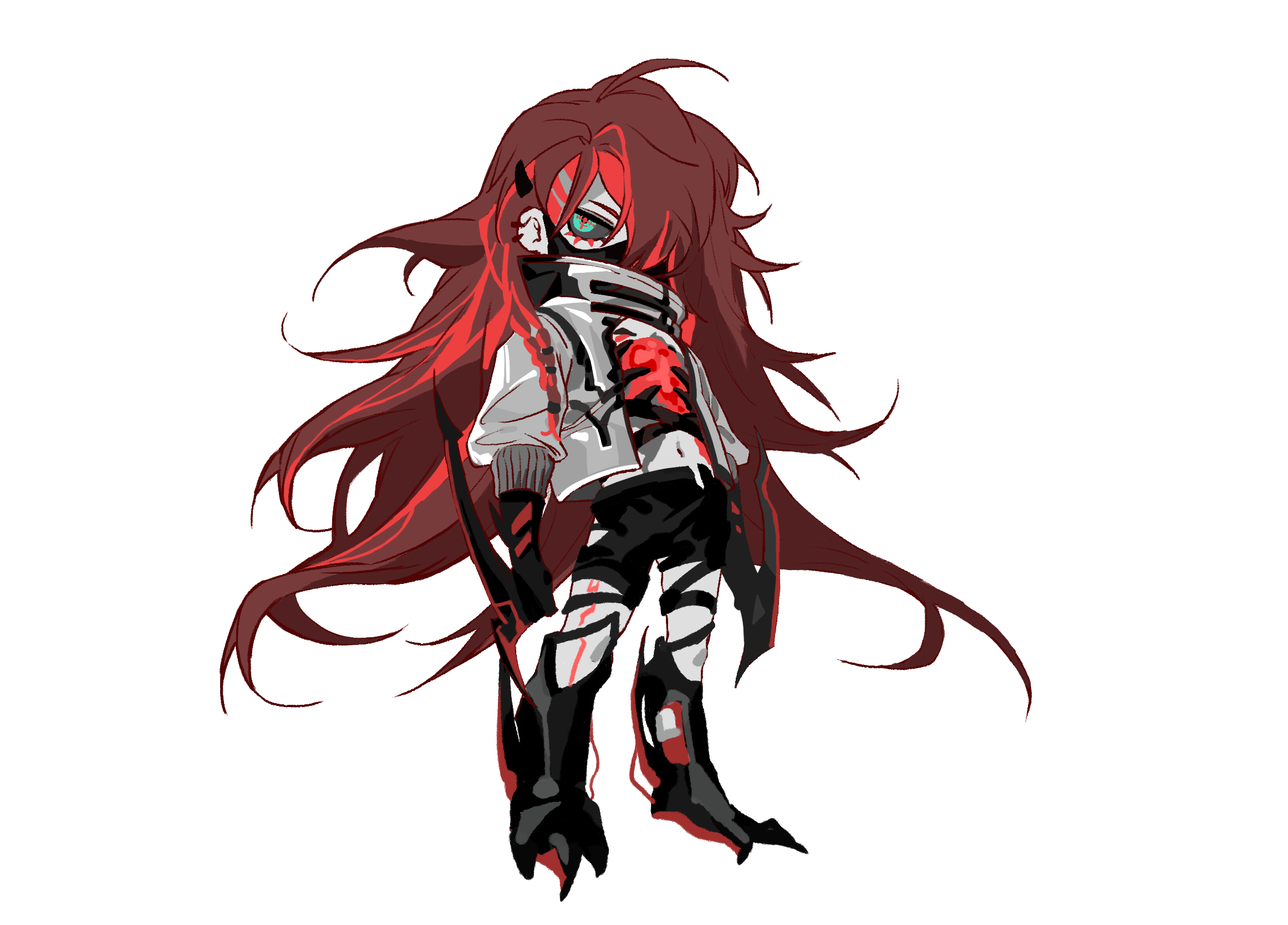
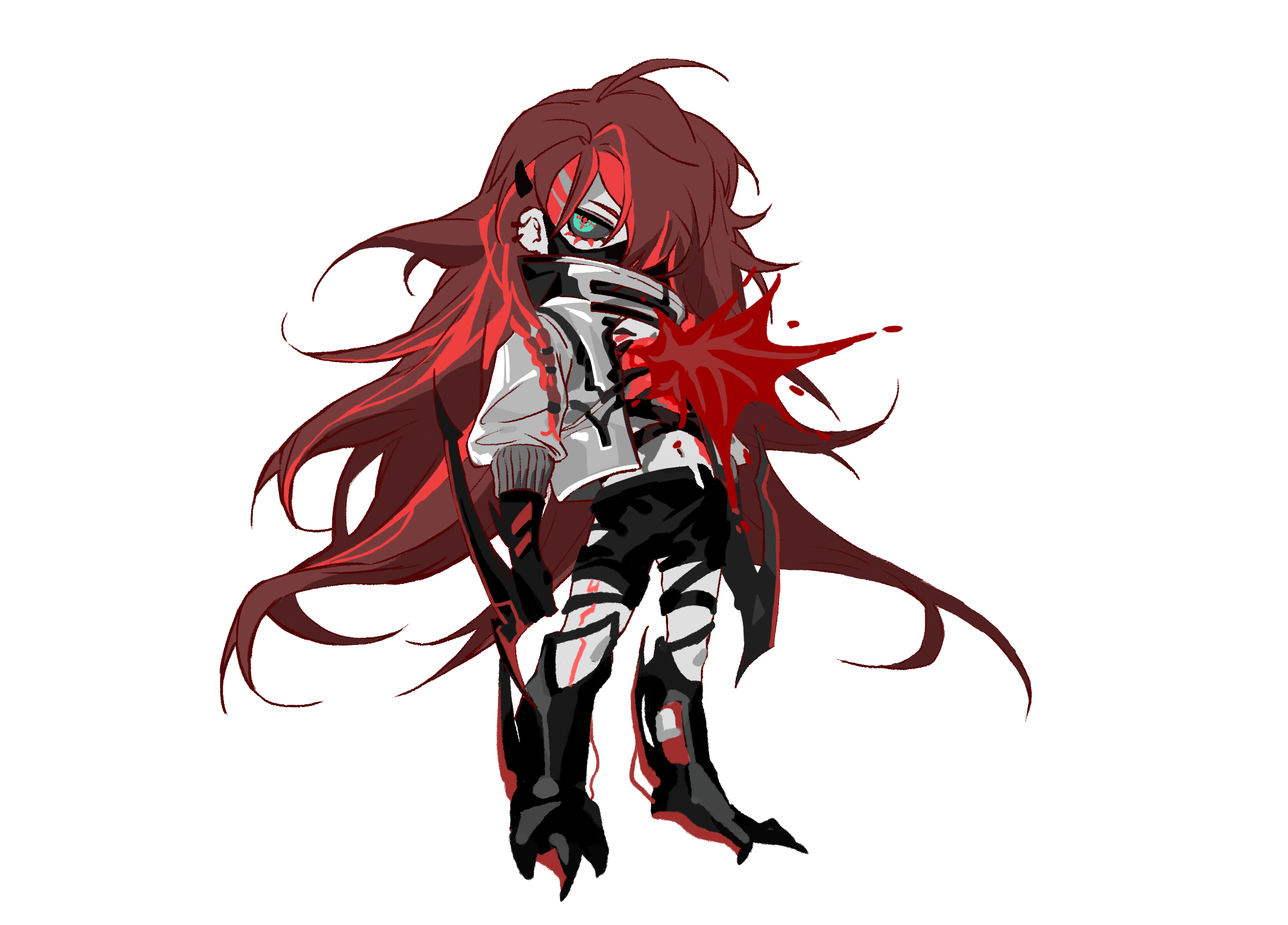
Layer changes from the first 1288×925 image to the second:
added layer "blood" above "hair-plus" over bbox(616, 265, 904, 533)
